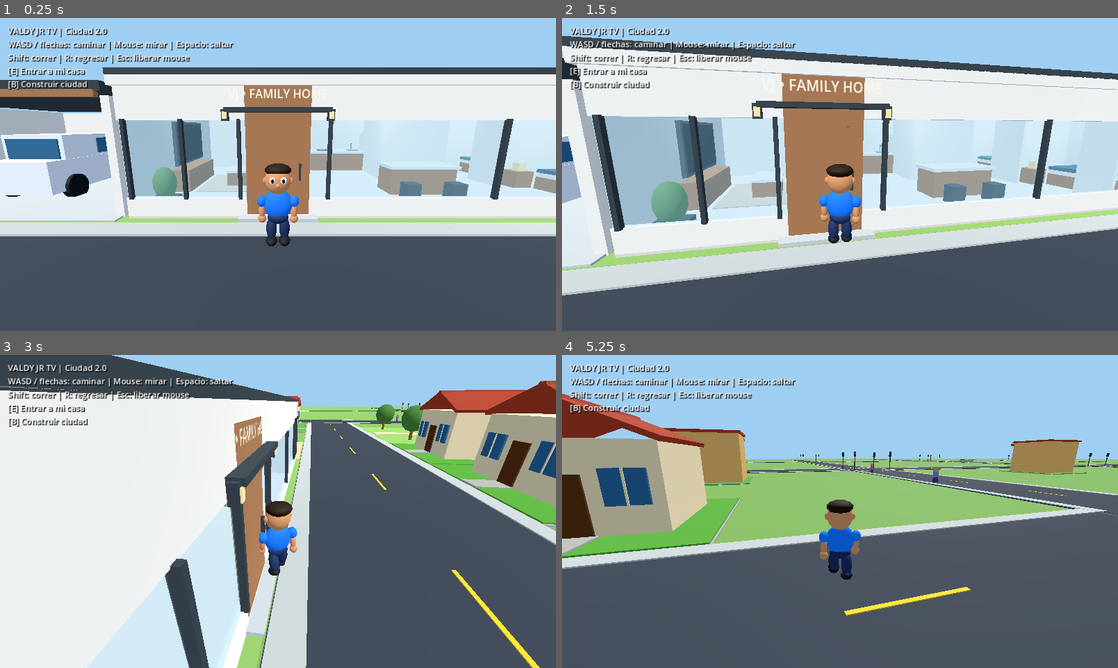
Above: before the commit, frames 1-4 (two rows, left to right).
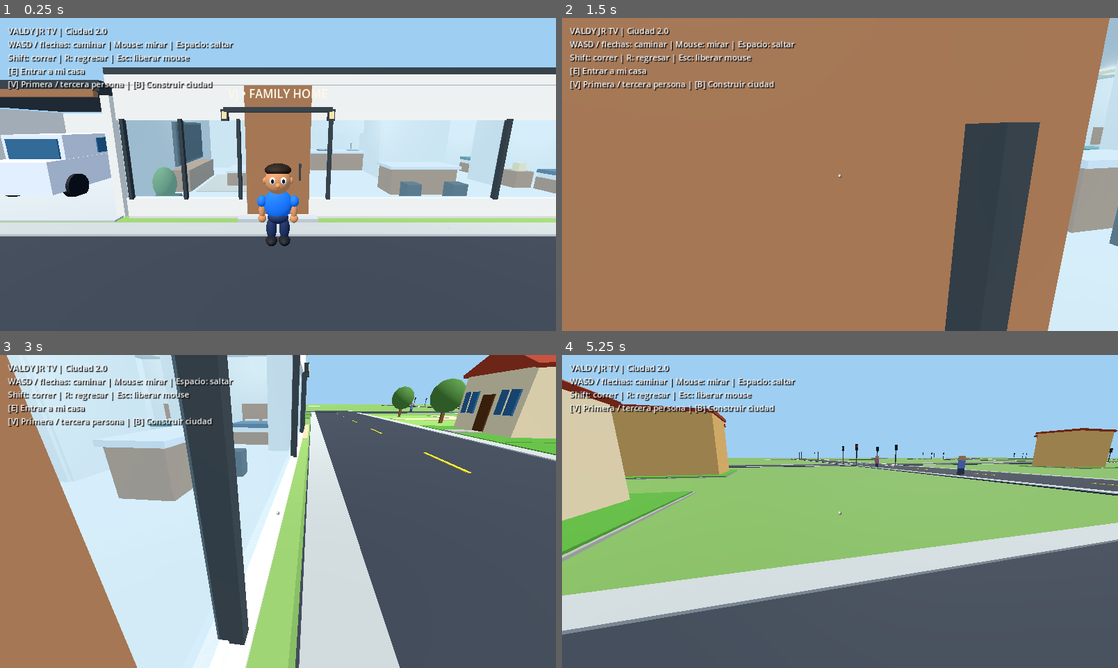
Above: after the commit, the same moments.

Repository: valdy247/mycity
Game: Godot game, scene res://main.tscn
The game is run twice, just before and just after one commit, with the same random seed, the same clock (stepped at 60 frames per second) and the same inputs.
Inputs (mouse positions are in pixels of both pictures, inside the frame that each line leads up to):
- Up to frame 1 (0.25 s): no input
- Up to frame 2 (1.5 s): tap Enter at 0.5 s; move the mouse to (867, 174) at 0.52 s; hold W 0.53-1.25 s; tap V at 0.6 s; click (867, 174) at 0.67 s; tap Space at 0.77 s; tap B at 0.8 s; click "Volver a jugar (B)" at 1.25 s
- Up to frame 3 (3 s): tap Space at 2, 2.27 s; move the mouse to (250, 511) at 2.02 s; hold W 2.03-2.75 s; tap B at 2.1 s; click (250, 511) at 2.17 s; tap V at 2.3 s; click "Volver a jugar (B)" at 2.75 s
- Up to frame 4 (5.25 s): tap Enter at 3.5 s; move the mouse to (851, 505) at 3.52 s; hold W from 3.53 s (still down); tap V at 3.6, 4.55 s; click (851, 505) at 3.67 s; tap B at 3.8, 4.35 s; move the mouse to (812, 574) at 4.27 s; click (812, 574) at 4.42 s; tap Space at 4.52 s; move the mouse to (878, 514) at 5.02 s; tap Q at 5.1 s; click (878, 514) at 5.17 s

The runs differ from the first frame. In frame 1, 0.5% of the frame differs, in the area x 1-39%, y 20-24%; in frame 2, 90%, in the area x 0-100%, y 0-100%; in frame 3, 66%; in frame 4, 39%.
Error after the commit: Parse Error: Cannot find property "scaled_local" on base "Basis". (res://cuba_world.gd:50)

Commit message:
Enable Pilar-Atarés OSM world, first-person camera and reticle, retain classic city and original vehicles

Diff:
--- a/game/main.gd
+++ b/game/main.gd
@@ -3,6 +3,10 @@
 const CITY_PATH = "res://city.glb"
 const CityBuilder = preload("res://city_builder.gd")
 const CityWorld = preload("res://city_world.gd")
+const CubaWorld = preload("res://cuba_world.gd")
+var cuba_world: CubaWorld
+var first_person := false
+var reticle: Label
 var city_world: CityWorld
 var native_city := true
 var spawn_position := Vector3(-2.4,1.0,5.5)
@@ -52,22 +56,32 @@
 	sun.light_energy = 1.1
 	sun.shadow_enabled = false
 	add_child(sun)
-	native_city = not OS.get_cmdline_user_args().has("--legacy-city")
+	var args := OS.get_cmdline_user_args()
+	native_city = not args.has("--legacy-city")
+	if native_city and not args.has("--classic-city") and FileAccess.file_exists("res://pilar_atares.osm"):
+		var candidate := CubaWorld.new()
+		if candidate.load_map():
+			cuba_world = candidate
+		else:
+			candidate.free()
+			push_warning("Mapa OSM invalido; se conserva Ciudad 2.0.")
 	builder = CityBuilder.new()
 	builder.native_city = native_city
 	if native_city:
-		builder.save_path = "user://mycity_v2_buildings.json"
+		builder.save_path = "user://pilar_atares_buildings.json" if cuba_world != null else "user://mycity_v2_buildings.json"
 	add_child(builder)
 	if native_city:
-		city_world = CityWorld.new()
+		city_world = cuba_world if cuba_world != null else CityWorld.new()
 		add_child(city_world)
 		city_world.setup(builder)
-		spawn_position = CityWorld.HOME_OUT
+		spawn_position = cuba_world.home_spawn if cuba_world != null else CityWorld.HOME_OUT
 		_restore_original_vehicles()
 		if van == null:
 			_make_demo_van()
 			push_warning("MyCity: van original no disponible; exporta city.glb desde Blender.")
-		van.global_position = CityWorld.VAN_PARK + Vector3.UP * .055
+		van.global_position = cuba_world.van_spawn if cuba_world != null else CityWorld.VAN_PARK + Vector3.UP * .055
+		if cuba_world != null:
+			van.rotation.y = cuba_world.van_angle
 		van_home = van.global_transform
 		city_loaded = true
 	elif ResourceLoader.exists(CITY_PATH):
@@ -87,6 +101,9 @@
 		_make_demo_van()
 	_make_player()
 	_make_hud()
+	if cuba_world != null:
+		first_person = true
+		_apply_camera_mode()
 	Input.mouse_mode = Input.MOUSE_MODE_CAPTURED
 
 # Recognize terrain even when GLB import renames its mesh node or wraps it
@@ -240,7 +257,36 @@
 	status.add_theme_constant_override("shadow_offset_x", 2)
 	status.add_theme_constant_override("shadow_offset_y", 2)
 	canvas.add_child(status)
+	reticle = Label.new()
+	reticle.text = "·"
+	reticle.add_theme_font_size_override("font_size",38)
+	reticle.add_theme_color_override("font_shadow_color",Color.BLACK)
+	reticle.add_theme_constant_override("shadow_offset_x",1)
+	reticle.add_theme_constant_override("shadow_offset_y",1)
+	reticle.mouse_filter = Control.MOUSE_FILTER_IGNORE
+	canvas.add_child(reticle)
+	reticle.set_anchors_and_offsets_preset(Control.PRESET_CENTER)
+	reticle.horizontal_alignment = HORIZONTAL_ALIGNMENT_CENTER
+	reticle.vertical_alignment = VERTICAL_ALIGNMENT_CENTER
+	reticle.offset_left = -16
+	reticle.offset_right = 16
+	reticle.offset_top = -24
+	reticle.offset_bottom = 24
+	reticle.hide()
 	_update_hud()
+
+func _apply_camera_mode() -> void:
+	if player == null or arm == null:
+		return
+	if driving:
+		arm.spring_length = 7.5
+		avatar.hide()
+	else:
+		avatar.visible = not first_person
+		arm.spring_length = 0.0 if first_person else (2.15 if city_world != null and (city_world.inside_home or (city_world.bakery != null and city_world.bakery.inside)) else 4.5)
+		pivot.position.y = .65
+	if reticle != null:
+		reticle.visible = first_person and not driving and not building_mode
 
 func _unhandled_input(event: InputEvent) -> void:
 	if builder != null and builder.active:
@@ -249,6 +295,10 @@
 	if building_mode:
 		return
 	if event is InputEventKey and event.pressed and not event.echo and event.keycode == KEY_B:
+		if cuba_world != null:
+			exit_message = "Editor de Pilar-Atarés pendiente; las calles reales estan protegidas."
+			message_time = 3.0
+			return
 		if not driving and builder != null and (city_world == null or (not city_world.seated and not city_world.inside_home and not city_world.bakery.inside and not city_world.family_home.pool_inside)):
 			building_mode = true
 			player.velocity = Vector3.ZERO
@@ -261,6 +311,9 @@
 	if event is InputEventKey and event.pressed and not event.echo:
 		if event.keycode == KEY_ESCAPE:
 			Input.mouse_mode = Input.MOUSE_MODE_VISIBLE
+		elif event.keycode == KEY_V and player != null and not driving:
+			first_person = not first_person
+			_apply_camera_mode()
 		elif event.keycode == KEY_R and player != null:
 			reset_requested = true
 		elif event.keycode == KEY_E and Input.mouse_mode == Input.MOUSE_MODE_CAPTURED:
@@ -529,6 +582,7 @@
 	pitch = -0.24
 	pivot.rotation = Vector3(pitch, yaw, 0)
 	arm.spring_length = 7.5
+	_apply_camera_mode()
 
 func _safe_exit() -> bool:
 	# Test both sides against ground and physical world, including the road.
@@ -567,12 +621,12 @@
 	yaw = van.rotation.y + PI
 	pitch = -0.20
 	pivot.rotation = Vector3(pitch, yaw, 0)
-	arm.spring_length = 4.5
+	_apply_camera_mode()
 
 func _reset_player() -> void:
 	if city_world != null:
 		city_world.reset_interaction(avatar,limb_legs)
-		arm.spring_length = 4.5
+		_apply_camera_mode()
 		player_shape.set_deferred("disabled",false)
 	if driving and van != null:
 		van.global_transform = van_home
@@ -615,7 +669,7 @@
 		drive_speed = 0.0
 	if van.get_slide_collision_count() > 0:
 		drive_speed *= 0.35
-	if van.global_position.y < -8.0 or absf(van.global_position.x) > (253.0 if native_city else 79.0) or absf(van.global_position.z) > (253.0 if native_city else 109.0):
+	if van.global_position.y < -8.0 or absf(van.global_position.x) > (610.0 if cuba_world != null else (253.0 if native_city else 79.0)) or absf(van.global_position.z) > (610.0 if cuba_world != null else (253.0 if native_city else 109.0)):
 		van.global_transform = van_home
 		van.velocity = Vector3.ZERO
 		drive_speed = 0.0
@@ -623,7 +677,7 @@
 func _update_hud() -> void:
 	if status == null:
 		return
-	var title := "VALDY JR TV | Ciudad 2.0" if native_city else "VALDY JR TV | Ciudad original"
+	var title := "PILAR-ATARÉS | La Habana" if cuba_world != null else ("VALDY JR TV | Ciudad 2.0" if native_city else "VALDY JR TV | Ciudad original")
 	if not city_loaded:
 		title = "MODO DE PRUEBA | Exporta city.glb desde Blender"
 	if driving:
@@ -634,12 +688,20 @@
 		var action := city_world.interaction_text(player.global_position) if city_world != null else ""
 		if action != "":
 			status.text += "\n" + action
+		elif cuba_world != null and cuba_world.aimed_product(play_camera,player)!=null:
+			status.text += "\n[E] Consultar producto"
 		elif _near_van():
 			status.text += "\n[E] Subir a la van"
 		elif van == null:
 			status.text += "\nVan no encontrada en la exportacion."
 	if not driving:
-		status.text += "\n[B] Construir ciudad"
+		status.text += "\n[V] Primera / tercera persona"
+		if cuba_world == null:
+			status.text += " | [B] Construir ciudad"
+	if cuba_world != null:
+		status.text += "\n© OpenStreetMap contributors | ODbL | openstreetmap.org/copyright"
+		if cuba_world.prompt_time > 0.0:
+			status.text += "\n"+cuba_world.prompt
 	if message_time > 0.0:
 		status.text += "\n" + exit_message
 
@@ -653,6 +715,7 @@
 		building_mode = false
 		play_camera.current = true
 		status.show()
+		_apply_camera_mode()
 		Input.mouse_mode = Input.MOUSE_MODE_CAPTURED
 		interact_requested = false
 		reset_requested = false
@@ -674,9 +737,11 @@
 			elif not _safe_exit():
 				exit_message = "No hay espacio para salir. Mueve la van."
 				message_time = 2.0
+		elif cuba_world != null and cuba_world.inspect_product(play_camera,player):
+			pass
 		elif city_world != null and city_world.interact(player,avatar,limb_legs,limb_arms):
 			player_shape.set_deferred("disabled",city_world.seated)
-			arm.spring_length = 2.15 if city_world.bakery.inside or city_world.inside_home else 4.5
+			_apply_camera_mode()
 		elif _near_van():
 			_enter_van()
 	if city_world != null and city_world.seated:
@@ -689,7 +754,7 @@
 	else:
 		var direction := Vector3(movement.x, 0, movement.y).normalized().rotated(Vector3.UP, yaw)
 		var speed: float = 8.0 if Input.is_physical_key_pressed(KEY_SHIFT) else 4.5
-		if city_world != null and city_world.family_home.pool_inside:
+		if city_world != null and city_world.family_home != null and city_world.family_home.pool_inside:
 			speed = 2.0
 		player.velocity.x = direction.x * speed
 		player.velocity.z = direction.z * speed
@@ -701,7 +766,7 @@
 			player.velocity.y = 5.5
 		player.move_and_slide()
 		_animate_avatar(delta, Vector2(player.velocity.x, player.velocity.z).length())
-		if player.global_position.y < -15 or absf(player.global_position.x) > (258.0 if native_city else 90.0) or absf(player.global_position.z) > (258.0 if native_city else 120.0):
+		if player.global_position.y < -15 or absf(player.global_position.x) > (615.0 if cuba_world != null else (258.0 if native_city else 90.0)) or absf(player.global_position.z) > (615.0 if cuba_world != null else (258.0 if native_city else 120.0)):
 			_reset_player()
 		# Parked vehicle stays grounded; no dynamic vertical collision recovery.
 		if van != null:
